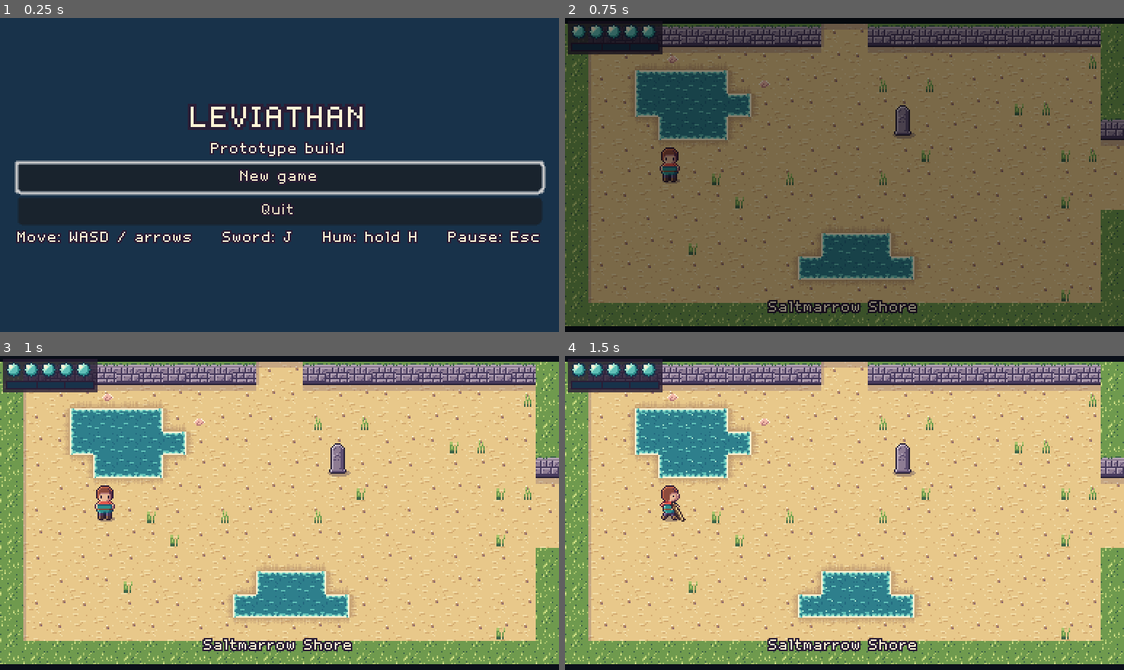
Above: before the commit, frames 1-4 (two rows, left to right).
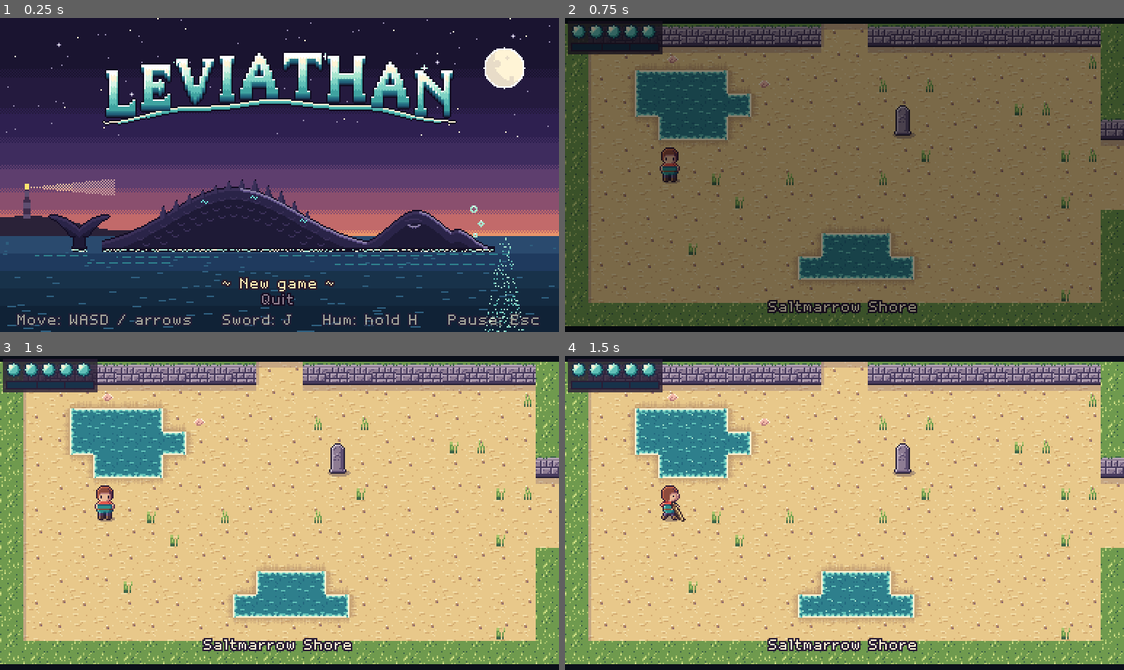
Above: after the commit, the same moments.

Repository: ashciraulo/Leviathan
Game: Godot game, scene res://scenes/title.tscn
Same seed, same stepped clock (60 frames per second), same inputs: the game is played once before the commit and once after it.
Inputs (mouse positions are in pixels of both pictures, inside the frame that each line leads up to):
- Up to frame 1 (0.25 s): no input
- Up to frame 2 (0.75 s): click "New game" (after the commit: "~ New game ~") at 0.5 s
- Up to frame 3 (1 s): no input
- Up to frame 4 (1.5 s): tap Enter at 1.25 s; move the mouse to (967, 497) at 1.27 s; hold D (move_right) from 1.28 s (still down); hold J (attack) from 1.28 s (still down)

The runs differ from the first frame. In frame 1, 57% of the frame differs, in the area x 0-100%, y 0-100%; in frame 2, nothing differs; in frame 3, nothing differs; in frame 4, nothing differs.

Commit message:
Title art: arched logo over the sleeping leviathan
The title screen now shows a dusk sea with the leviathan asleep (back,
closed eye, tail fluke, breath bubbles) and Saltmarrow's lighthouse,
under an arched LEVIATHAN logo that bobs like a swell. Menu buttons are
flat text with wave marks on the focused one. Also adds the second
round of Wren concepts (tools/wren_round2.py).

Co-Authored-By: Claude Opus 5.5 <noreply@anthropic.com>
Claude-Session: https://claude.ai/code/session_01UYEn5UPccDyrfNhgn9YYhF

Diff:
--- a/scripts/art/art.gd
+++ b/scripts/art/art.gd
@@ -13,6 +13,8 @@
 const SHADOW_SMALL := preload("res://assets/sprites/shadow_small.png")
 const SHADOW_LARGE := preload("res://assets/sprites/shadow_large.png")
 const BUBBLES := preload("res://assets/ui/bubbles.png")
+const TITLE_LOGO := preload("res://assets/ui/title_logo.png")
+const TITLE_BG := preload("res://assets/ui/title_bg.png")
 const POT := preload("res://assets/props/pot.png")
 const BARREL := preload("res://assets/props/barrel.png")
 const FENCE := preload("res://assets/props/fence.png")
--- a/scripts/core/palette.gd
+++ b/scripts/core/palette.gd
@@ -33,3 +33,5 @@
 const RESONANCE_EMPTY := Color("#18324a")
 const UI_DARK := Color(0.16, 0.12, 0.21, 0.8)
 const DEEP := Color("#18324a")
+const MENU_IDLE := Color("#8e84a8")
+const MENU_ACTIVE := Color("#fff4d6")
--- a/scripts/core/ui.gd
+++ b/scripts/core/ui.gd
@@ -15,10 +15,21 @@
 	return node
 
 
+## A flat text button. The focused one brightens and gets wave marks
+## either side, so menus read without boxes.
 static func button(key: String, on_pressed: Callable) -> Button:
 	var node := Button.new()
 	node.text = key
+	node.flat = true
 	node.add_theme_font_size_override("font_size", FONT_SIZE)
+	for state in ["normal", "hover", "pressed", "focus", "hover_pressed"]:
+		node.add_theme_stylebox_override(state, StyleBoxEmpty.new())
+	node.add_theme_color_override("font_color", Palette.MENU_IDLE)
+	for state in ["font_hover_color", "font_focus_color", "font_pressed_color", "font_hover_pressed_color"]:
+		node.add_theme_color_override(state, Palette.MENU_ACTIVE)
+	node.focus_entered.connect(func() -> void: node.text = "~ %s ~" % node.tr(key))
+	node.focus_exited.connect(func() -> void: node.text = key)
+	node.mouse_entered.connect(node.grab_focus)
 	node.pressed.connect(on_pressed)
 	return node
 
--- a/scripts/ui/title.gd
+++ b/scripts/ui/title.gd
@@ -1,29 +1,61 @@
 extends Control
-## Title screen: Continue (when a save exists), New game, Quit.
+## Title screen: the sleeping leviathan at dusk, the logo, and a short menu
+## (Continue when a save exists, New game, Quit).
 
 const GAME_SCENE := "res://scenes/game.tscn"
+const LOGO_TOP := 18.0
+const LOGO_BOB := 2.0
+
+var _logo: TextureRect
 
 
 func _ready() -> void:
 	set_anchors_preset(Control.PRESET_FULL_RECT)
-	var background := ColorRect.new()
-	background.color = Palette.DEEP
+	var background := TextureRect.new()
+	background.texture = Art.TITLE_BG
+	background.stretch_mode = TextureRect.STRETCH_KEEP
 	background.set_anchors_preset(Control.PRESET_FULL_RECT)
 	add_child(background)
 
-	var column := UI.centered_column(self)
-	column.add_child(UI.label("GAME_TITLE", UI.FONT_SIZE * 2))
-	column.add_child(UI.label("TITLE_SUBTITLE"))
+	_logo = TextureRect.new()
+	_logo.texture = Art.TITLE_LOGO
+	_logo.position = Vector2(roundf((get_viewport_rect().size.x - Art.TITLE_LOGO.get_width()) / 2.0), LOGO_TOP)
+	add_child(_logo)
+	_bob_logo()
+
+	var menu := VBoxContainer.new()
+	menu.add_theme_constant_override("separation", 0)
+	menu.set_anchors_preset(Control.PRESET_CENTER_BOTTOM)
+	menu.grow_horizontal = Control.GROW_DIRECTION_BOTH
+	menu.grow_vertical = Control.GROW_DIRECTION_BEGIN
+	menu.offset_bottom = -16
+	add_child(menu)
+
 	var continue_button := UI.button("MENU_CONTINUE", _on_continue)
 	continue_button.visible = SaveManager.has_save()
-	column.add_child(continue_button)
+	menu.add_child(continue_button)
 	var new_game_button := UI.button("MENU_NEW_GAME", _on_new_game)
-	column.add_child(new_game_button)
-	column.add_child(UI.button("MENU_QUIT", func() -> void: get_tree().quit()))
-	column.add_child(UI.label("TITLE_CONTROLS"))
+	menu.add_child(new_game_button)
+	menu.add_child(UI.button("MENU_QUIT", func() -> void: get_tree().quit()))
+
+	var controls := UI.label("TITLE_CONTROLS")
+	controls.set_anchors_preset(Control.PRESET_CENTER_BOTTOM)
+	controls.grow_horizontal = Control.GROW_DIRECTION_BOTH
+	controls.grow_vertical = Control.GROW_DIRECTION_BEGIN
+	controls.offset_bottom = -2
+	controls.modulate = Color(1, 1, 1, 0.6)
+	add_child(controls)
 
 	var first := continue_button if continue_button.visible else new_game_button
 	first.grab_focus.call_deferred()
+
+
+## The logo rises and settles like a slow swell.
+func _bob_logo() -> void:
+	var tween := create_tween().set_loops()
+	tween.set_trans(Tween.TRANS_SINE).set_ease(Tween.EASE_IN_OUT)
+	tween.tween_property(_logo, "position:y", LOGO_TOP - LOGO_BOB, 1.6)
+	tween.tween_property(_logo, "position:y", LOGO_TOP, 1.6)
 
 
 func _on_continue() -> void:
Binary file added: assets/ui/title_bg.png
Binary file added: assets/ui/title_logo.png
